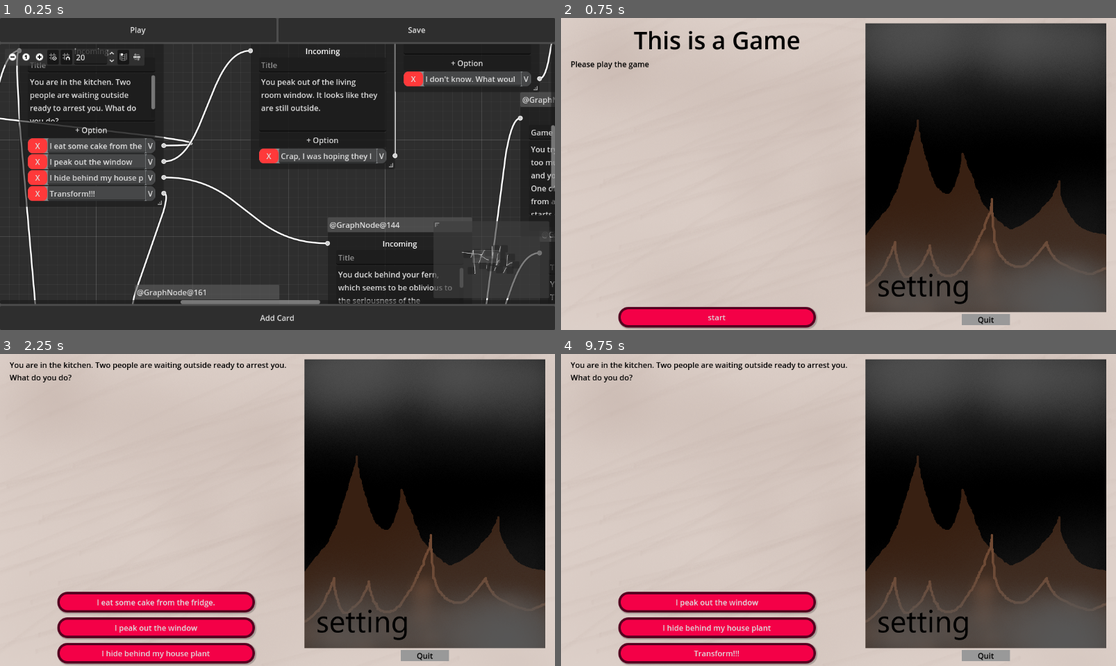
Above: before the commit, frames 1-4 (two rows, left to right).
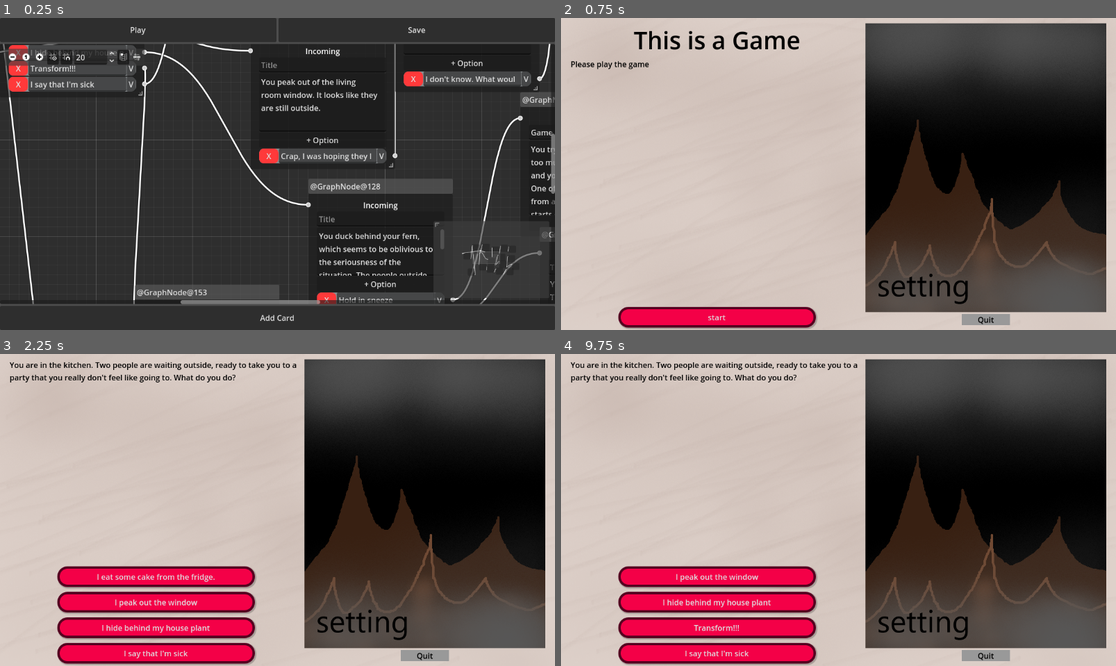
Above: after the commit, the same moments.

Repository: Kurooco/TextGameFA25
Game: Godot game, scene res://visual_editor/text_game_editor.tscn
The game is run twice, just before and just after one commit, with the same random seed, the same clock (stepped at 60 frames per second) and the same inputs.
Inputs (mouse positions are in pixels of both pictures, inside the frame that each line leads up to):
- Up to frame 1 (0.25 s): no input
- Up to frame 2 (0.75 s): click "Play" at 0.5 s
- Up to frame 3 (2.25 s): click "Play" at 1.25 s; click "start" at 2 s
- Up to frame 4 (9.75 s): click "V" at 2.75 s; click (572, 394) at 3.5 s; click (599, 394) at 4.25 s; click (616, 394) at 5 s; click (627, 394) at 5.75 s; click (683, 394) at 6.5 s; click (699, 394) at 7.25 s; click "Add Card" at 8 s; click "I eat some cake from the frid…" at 8.75 s; click "ok" at 9.5 s

The runs differ from the first frame. In frame 1, 13% of the frame differs, in the area x 0-100%, y 8-92%; in frame 2, nothing differs; in frame 3, 3.7%; in frame 4, 3.7%.

Commit message:
finished test game

Diff:
--- a/cards/card1.tres
+++ b/cards/card1.tres
@@ -13,28 +13,33 @@
 [sub_resource type="Resource" id="Resource_c3jp3"]
 script = ExtResource("1_thgi6")
 description = "I eat some cake from the fridge."
-destination = "res://cards/card2.tres"
+destination = "res://cards/card13.tres"
 condition = "cake != true"
 set_vars = Array[ExtResource("2_c3jp3")]([SubResource("Resource_exbke")])
 
 [sub_resource type="Resource" id="Resource_sx8kg"]
 script = ExtResource("1_thgi6")
 description = "I peak out the window"
-destination = "res://cards/card3.tres"
+destination = "res://cards/card14.tres"
 
 [sub_resource type="Resource" id="Resource_ha1c4"]
 script = ExtResource("1_thgi6")
 description = "I hide behind my house plant"
-destination = "res://cards/card4.tres"
+destination = "res://cards/card15.tres"
 
 [sub_resource type="Resource" id="Resource_6cys4"]
 script = ExtResource("1_thgi6")
 description = "Transform!!!"
-destination = "res://cards/card6.tres"
+destination = "res://cards/card3.tres"
 condition = "cake == true"
+
+[sub_resource type="Resource" id="Resource_sy7re"]
+script = ExtResource("1_thgi6")
+description = "I say that I'm sick"
+destination = "res://cards/card7.tres"
 
 [resource]
 script = ExtResource("2_exbke")
-description = "You are in the kitchen. Two people are waiting outside ready to arrest you. What do you do?"
-options = Array[ExtResource("1_thgi6")]([SubResource("Resource_c3jp3"), SubResource("Resource_sx8kg"), SubResource("Resource_ha1c4"), SubResource("Resource_6cys4")])
-position = Vector2(40, -40)
+description = "You are in the kitchen. Two people are waiting outside, ready to take you to a party that you really don't feel like going to. What do you do?"
+options = Array[ExtResource("1_thgi6")]([SubResource("Resource_c3jp3"), SubResource("Resource_sx8kg"), SubResource("Resource_ha1c4"), SubResource("Resource_6cys4"), SubResource("Resource_sy7re")])
+position = Vector2(0, -300)
--- a/cards/card10.tres
+++ b/cards/card10.tres
@@ -1,21 +1,10 @@
-[gd_resource type="Resource" script_class="DisplayCard" load_steps=6 format=3]
+[gd_resource type="Resource" script_class="DisplayCard" load_steps=3 format=3]
 
 [ext_resource type="Script" path="res://link.gd" id="1_0es0x"]
 [ext_resource type="Script" path="res://display_card.gd" id="2_1k6y2"]
-[ext_resource type="Script" path="res://variable_manipulation.gd" id="2_uj1ve"]
-
-[sub_resource type="Resource" id="Resource_1k6y2"]
-script = ExtResource("1_0es0x")
-description = "True sneezes know no boundries! Release the sneeze!"
-destination = "res://cards/card11.tres"
-
-[sub_resource type="Resource" id="Resource_uj1ve"]
-script = ExtResource("1_0es0x")
-description = "Hold in the sneeze. We mush strive for modesty and discipline in our sneezes."
-destination = "res://cards/card12.tres"
 
 [resource]
 script = ExtResource("2_1k6y2")
-description = "You sneeze in a beautiful way. The people inside your home hear your beautiful sneeze and are overcome with such overwhelming catharsis that they need to take a breather outside. As they leave, you feel another sneeze coming on, but you wonder if sneezing a second time is overkill."
-options = Array[ExtResource("1_0es0x")]([SubResource("Resource_1k6y2"), SubResource("Resource_uj1ve")])
-position = Vector2(1120, 380)
+title = "Game Over"
+description = "The sneeze could not be held in. It must be free."
+position = Vector2(1480, 160)
--- a/cards/card11.tres
+++ b/cards/card11.tres
@@ -1,10 +1,16 @@
-[gd_resource type="Resource" script_class="DisplayCard" load_steps=3 format=3]
+[gd_resource type="Resource" script_class="DisplayCard" load_steps=5 format=3]
 
 [ext_resource type="Script" path="res://link.gd" id="1_v41p5"]
+[ext_resource type="Script" path="res://variable_manipulation.gd" id="2_ja16m"]
 [ext_resource type="Script" path="res://display_card.gd" id="2_ppc6m"]
+
+[sub_resource type="Resource" id="Resource_ppc6m"]
+script = ExtResource("1_v41p5")
+description = "I don't know. What would you recommend?"
+destination = "res://cards/card12.tres"
 
 [resource]
 script = ExtResource("2_ppc6m")
-title = "You Win!"
-description = "The second sneeze is even more beautiful than the first. All of the people within a five-mile radius of you start to break into tears."
-position = Vector2(1660, 480)
+description = "What will you do?"
+options = Array[ExtResource("1_v41p5")]([SubResource("Resource_ppc6m")])
+position = Vector2(820, -200)
--- a/cards/card12.tres
+++ b/cards/card12.tres
@@ -1,10 +1,16 @@
-[gd_resource type="Resource" script_class="DisplayCard" load_steps=3 format=3]
+[gd_resource type="Resource" script_class="DisplayCard" load_steps=5 format=3]
 
 [ext_resource type="Script" path="res://link.gd" id="1_5e6qw"]
 [ext_resource type="Script" path="res://display_card.gd" id="2_5x0va"]
+[ext_resource type="Script" path="res://variable_manipulation.gd" id="2_ojj47"]
+
+[sub_resource type="Resource" id="Resource_5x0va"]
+script = ExtResource("1_5e6qw")
+description = "I literally can't see you."
+destination = "res://cards/card16.tres"
 
 [resource]
 script = ExtResource("2_5x0va")
-title = "Game Over"
-description = "The sneeze could not be held in. It must be free."
-position = Vector2(1480, 160)
+description = "Don't look at me!"
+options = Array[ExtResource("1_5e6qw")]([SubResource("Resource_5x0va")])
+position = Vector2(1180, -280)
--- a/cards/card13.tres
+++ b/cards/card13.tres
@@ -4,13 +4,13 @@
 [ext_resource type="Script" path="res://variable_manipulation.gd" id="2_rfmik"]
 [ext_resource type="Script" path="res://display_card.gd" id="3_1wxum"]
 
-[sub_resource type="Resource" id="Resource_b1ysw"]
+[sub_resource type="Resource" id="Resource_4wach"]
 script = ExtResource("1_4wach")
-description = "I don't know. What would you recommend?"
-destination = "res://cards/card14.tres"
+description = "ok"
+destination = "res://cards/card1.tres"
 
 [resource]
 script = ExtResource("3_1wxum")
-description = "What will you do?"
-options = Array[ExtResource("1_4wach")]([SubResource("Resource_b1ysw")])
-position = Vector2(820, -200)
+description = "You eat the cake. It is so delicious that you start to cry. You now have enough energy to transform."
+options = Array[ExtResource("1_4wach")]([SubResource("Resource_4wach")])
+position = Vector2(-380, 40)
--- a/cards/card14.tres
+++ b/cards/card14.tres
@@ -1,9 +1,16 @@
-[gd_resource type="Resource" script_class="DisplayCard" load_steps=3 format=3]
+[gd_resource type="Resource" script_class="DisplayCard" load_steps=5 format=3]
 
 [ext_resource type="Script" path="res://link.gd" id="1_kja00"]
+[ext_resource type="Script" path="res://variable_manipulation.gd" id="2_cehjx"]
 [ext_resource type="Script" path="res://display_card.gd" id="2_orjlm"]
+
+[sub_resource type="Resource" id="Resource_es2yb"]
+script = ExtResource("1_kja00")
+description = "Crap, I was hoping they left."
+destination = "res://cards/card11.tres"
 
 [resource]
 script = ExtResource("2_orjlm")
-description = "Don't look at me!"
-position = Vector2(1180, -200)
+description = "You peak out of the living room window. It looks like they are still outside."
+options = Array[ExtResource("1_kja00")]([SubResource("Resource_es2yb")])
+position = Vector2(520, -40)
--- /dev/null
+++ b/cards/card15.tres
@@ -0,0 +1,21 @@
+[gd_resource type="Resource" script_class="DisplayCard" load_steps=6 format=3]
+
+[ext_resource type="Script" path="res://link.gd" id="1_yl5pn"]
+[ext_resource type="Script" path="res://display_card.gd" id="2_35bji"]
+[ext_resource type="Script" path="res://variable_manipulation.gd" id="2_qdor1"]
+
+[sub_resource type="Resource" id="Resource_2fttb"]
+script = ExtResource("1_yl5pn")
+description = "Hold in sneeze"
+destination = "res://cards/card2.tres"
+
+[sub_resource type="Resource" id="Resource_xo57y"]
+script = ExtResource("1_yl5pn")
+description = "Use sneeze to my advantage"
+destination = "res://cards/card8.tres"
+
+[resource]
+script = ExtResource("2_35bji")
+description = "You duck behind your fern, which seems to be oblivious to the seriousness of the situation. The people outside suddenly break through your door and start to search your home. You really need to sneeze."
+options = Array[ExtResource("1_yl5pn")]([SubResource("Resource_2fttb"), SubResource("Resource_xo57y")])
+position = Vector2(640, 280)
--- /dev/null
+++ b/cards/card16.tres
@@ -0,0 +1,10 @@
+[gd_resource type="Resource" script_class="DisplayCard" load_steps=3 format=3]
+
+[ext_resource type="Script" path="res://link.gd" id="1_pgy7v"]
+[ext_resource type="Script" path="res://display_card.gd" id="2_ujdyq"]
+
+[resource]
+script = ExtResource("2_ujdyq")
+title = "Game Over"
+description = "Whatever, this isn't going anywhere."
+position = Vector2(1520, -240)
--- a/cards/card2.tres
+++ b/cards/card2.tres
@@ -1,16 +1,10 @@
-[gd_resource type="Resource" script_class="DisplayCard" load_steps=5 format=3]
+[gd_resource type="Resource" script_class="DisplayCard" load_steps=3 format=3]
 
 [ext_resource type="Script" path="res://link.gd" id="1_rxsxw"]
 [ext_resource type="Script" path="res://display_card.gd" id="2_b3ue4"]
-[ext_resource type="Script" path="res://variable_manipulation.gd" id="2_cps30"]
-
-[sub_resource type="Resource" id="Resource_b3ue4"]
-script = ExtResource("1_rxsxw")
-description = "ok"
-destination = "res://cards/card1.tres"
 
 [resource]
 script = ExtResource("2_b3ue4")
-description = "You eat the cake. It is so delicious that you start to cry. You now have enough energy to transform."
-options = Array[ExtResource("1_rxsxw")]([SubResource("Resource_b3ue4")])
-position = Vector2(-380, 40)
+title = "Game Over"
+description = "You try to hold it in, but you let too much pressure build up and you let out a little squeak. One of the people hears you from an adjacent room and starts coming your way. There is no escape."
+position = Vector2(1080, 100)
--- a/cards/card3.tres
+++ b/cards/card3.tres
@@ -6,11 +6,11 @@
 
 [sub_resource type="Resource" id="Resource_nseyk"]
 script = ExtResource("1_n0g2w")
-description = "Crap, I was hoping they left."
-destination = "res://cards/card13.tres"
+description = "Yes! Yes! Yes!"
+destination = "res://cards/card4.tres"
 
 [resource]
 script = ExtResource("2_x1801")
-description = "You peak out of the living room window. It looks like they are still outside."
+description = "You have transformed into a giant duck! No one can hurt you now!!!"
 options = Array[ExtResource("1_n0g2w")]([SubResource("Resource_nseyk")])
-position = Vector2(520, -40)
+position = Vector2(280, 500)
--- a/cards/card4.tres
+++ b/cards/card4.tres
@@ -1,21 +1,16 @@
-[gd_resource type="Resource" script_class="DisplayCard" load_steps=6 format=3]
+[gd_resource type="Resource" script_class="DisplayCard" load_steps=5 format=3]
 
 [ext_resource type="Script" path="res://link.gd" id="1_ex5nw"]
-[ext_resource type="Script" path="res://variable_manipulation.gd" id="2_g813n"]
+[ext_resource type="Script" path="res://variable_manipulation.gd" id="2_ex5nw"]
 [ext_resource type="Script" path="res://display_card.gd" id="3_bu7g2"]
-
-[sub_resource type="Resource" id="Resource_ex5nw"]
-script = ExtResource("1_ex5nw")
-description = "Hold in sneeze"
-destination = "res://cards/card5.tres"
 
 [sub_resource type="Resource" id="Resource_g813n"]
 script = ExtResource("1_ex5nw")
-description = "Use sneeze to my advantage"
-destination = "res://cards/card10.tres"
+description = "No!"
+destination = "res://cards/card5.tres"
 
 [resource]
 script = ExtResource("3_bu7g2")
-description = "You duck behind your fern, which seems to be oblivious to the seriousness of the situation. The people outside suddenly break through your door and start to search your home. You really need to sneeze."
-options = Array[ExtResource("1_ex5nw")]([SubResource("Resource_ex5nw"), SubResource("Resource_g813n")])
-position = Vector2(680, 360)
+description = "Are you still afraid?"
+options = Array[ExtResource("1_ex5nw")]([SubResource("Resource_g813n")])
+position = Vector2(606.45197, 593.8831)
--- a/cards/card5.tres
+++ b/cards/card5.tres
@@ -1,10 +1,16 @@
-[gd_resource type="Resource" script_class="DisplayCard" load_steps=3 format=3]
+[gd_resource type="Resource" script_class="DisplayCard" load_steps=5 format=3]
 
 [ext_resource type="Script" path="res://link.gd" id="1_b7uwt"]
 [ext_resource type="Script" path="res://display_card.gd" id="2_fhb2d"]
+[ext_resource type="Script" path="res://variable_manipulation.gd" id="2_x4dyw"]
+
+[sub_resource type="Resource" id="Resource_fhb2d"]
+script = ExtResource("1_b7uwt")
+description = "Yes! Yes! Yes!"
+destination = "res://cards/card6.tres"
 
 [resource]
 script = ExtResource("2_fhb2d")
-title = "Game Over"
-description = "You try to hold it in, but you let too much pressure build up and you let out a little squeak. One of the people hears you from an adjacent room and starts coming your way. There is no escape."
-position = Vector2(1080, 100)
+description = "Are you going to kick some ass?"
+options = Array[ExtResource("1_b7uwt")]([SubResource("Resource_fhb2d")])
+position = Vector2(980, 680)
--- a/cards/card6.tres
+++ b/cards/card6.tres
@@ -1,16 +1,10 @@
-[gd_resource type="Resource" script_class="DisplayCard" load_steps=5 format=3]
+[gd_resource type="Resource" script_class="DisplayCard" load_steps=3 format=3]
 
 [ext_resource type="Script" path="res://link.gd" id="1_n7yyi"]
-[ext_resource type="Script" path="res://variable_manipulation.gd" id="2_gr7my"]
 [ext_resource type="Script" path="res://display_card.gd" id="3_u8rfr"]
-
-[sub_resource type="Resource" id="Resource_n7yyi"]
-script = ExtResource("1_n7yyi")
-description = "Yes! Yes! Yes!"
-destination = "res://cards/card7.tres"
 
 [resource]
 script = ExtResource("3_u8rfr")
-description = "You have transformed into a giant duck! No one can hurt you now!!!"
-options = Array[ExtResource("1_n7yyi")]([SubResource("Resource_n7yyi")])
-position = Vector2(280, 500)
+title = "You Win!"
+description = "You go outside and show those people who's the greatest duck of all time."
+position = Vector2(1420, 700)
--- a/cards/card7.tres
+++ b/cards/card7.tres
@@ -1,16 +1,10 @@
-[gd_resource type="Resource" script_class="DisplayCard" load_steps=5 format=3]
+[gd_resource type="Resource" script_class="DisplayCard" load_steps=3 format=3]
 
 [ext_resource type="Script" path="res://link.gd" id="1_1ntt2"]
-[ext_resource type="Script" path="res://variable_manipulation.gd" id="2_1cqhg"]
 [ext_resource type="Script" path="res://display_card.gd" id="3_ssyv5"]
-
-[sub_resource type="Resource" id="Resource_1ntt2"]
-script = ExtResource("1_1ntt2")
-description = "No!"
-destination = "res://cards/card8.tres"
 
 [resource]
 script = ExtResource("3_ssyv5")
-description = "Are you still afraid?"
-options = Array[ExtResource("1_1ntt2")]([SubResource("Resource_1ntt2")])
-position = Vector2(606.45197, 593.8831)
+title = "Game Over"
+description = "They don't believe you!!!"
+position = Vector2(420, -320)
--- a/cards/card8.tres
+++ b/cards/card8.tres
@@ -6,11 +6,16 @@
 
 [sub_resource type="Resource" id="Resource_rfldx"]
 script = ExtResource("1_rfldx")
-description = "Yes! Yes! Yes!"
+description = "True sneezes know no boundries! Release the sneeze!"
 destination = "res://cards/card9.tres"
+
+[sub_resource type="Resource" id="Resource_ki4yx"]
+script = ExtResource("1_rfldx")
+description = "Hold in the sneeze. We mush strive for modesty and discipline in our sneezes."
+destination = "res://cards/card10.tres"
 
 [resource]
 script = ExtResource("3_g7pfr")
-description = "Are you going to kick some ass?"
-options = Array[ExtResource("1_rfldx")]([SubResource("Resource_rfldx")])
-position = Vector2(980, 680)
+description = "You sneeze in a beautiful way. The people inside your home hear your beautiful sneeze and are overcome with such overwhelming catharsis that they need to take a breather outside. As they leave, you feel another sneeze coming on, but you wonder if sneezing a second time is overkill."
+options = Array[ExtResource("1_rfldx")]([SubResource("Resource_rfldx"), SubResource("Resource_ki4yx")])
+position = Vector2(1120, 380)
--- a/cards/card9.tres
+++ b/cards/card9.tres
@@ -6,5 +6,5 @@
 [resource]
 script = ExtResource("2_yhawm")
 title = "You Win!"
-description = "You go outside and show those people who's the greatest duck of all time."
-position = Vector2(1420, 700)
+description = "The second sneeze is even more beautiful than the first. All of the people within a five-mile radius of you start to break into tears."
+position = Vector2(1660, 480)
Not shown: 1 places in cards/card1.tres that only renumber resources
Not shown: 1 places in cards/card8.tres that only renumber resources
